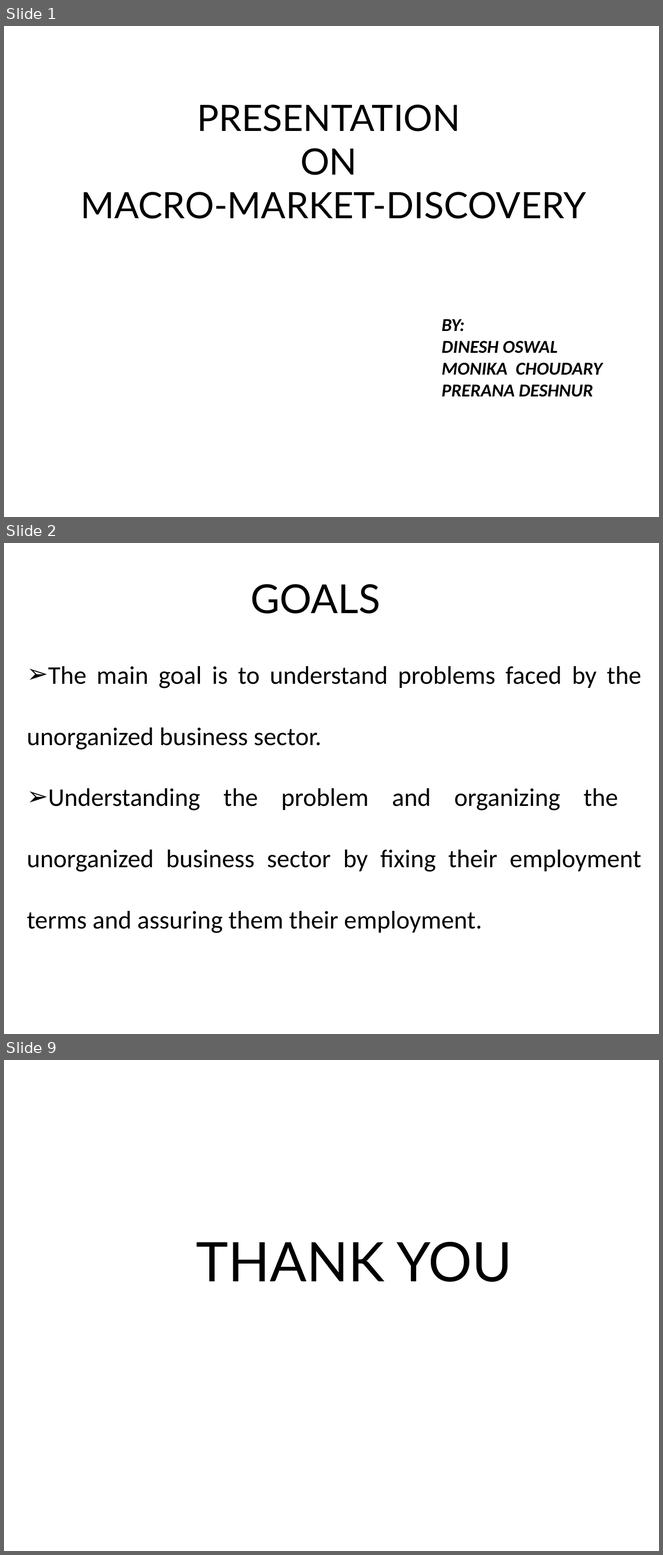
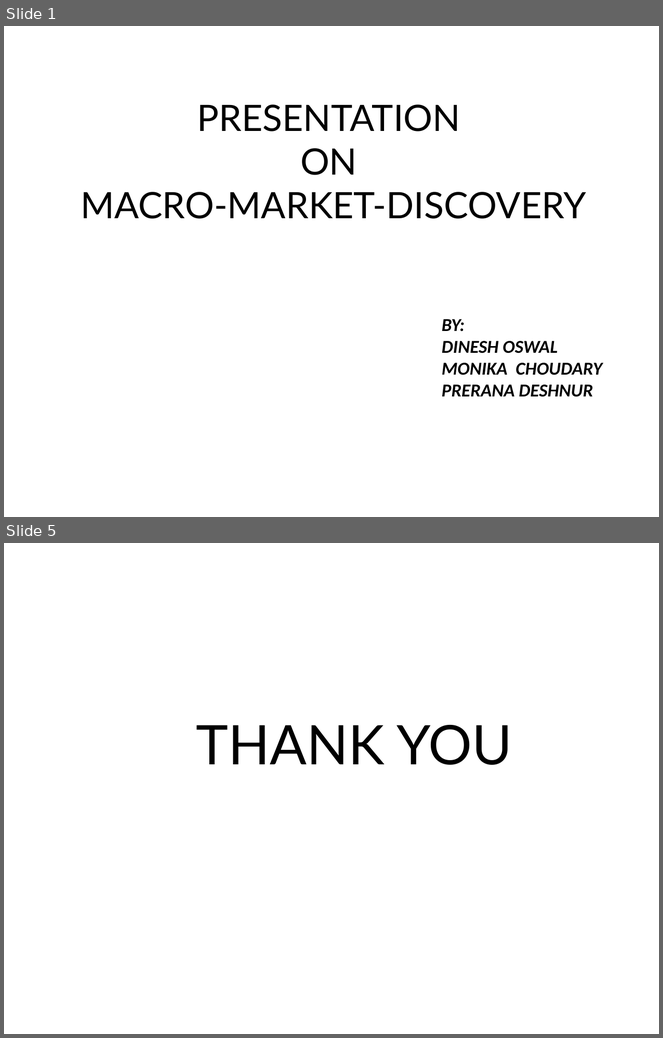
Before and after one commit to dineshoswal333/Playground, a slide deck: finalproject/team1/Macromarketdiscovery/debriefingppt/Team1_Macromarketdiscovery_Dinesh_Presentation.pptx. Shown one above the other, each under a label of ours: slides 1, 2 and 9 before the commit, slides 1 and 5 after it; the slides between them are not shown. The pictures are 663x1555 and 663x1038 pixels, drawn with LibreOffice and Linux fonts; fonts in the diff are those of the drawing. Boxes give left, top, right and bottom in pixels: in the first picture for what was removed or moved away, otherwise in the second. Text is boxed around its words. In the diff, an @@ line names an element or a change of style, - is before the commit and + after.

```diff
--- a/finalproject/team1/Macromarketdiscovery/debriefingppt/Team1_Macromarketdiscovery_Dinesh_Presentation.pptx
+++ b/finalproject/team1/Macromarketdiscovery/debriefingppt/Team1_Macromarketdiscovery_Dinesh_Presentation.pptx
@@ slide 2 removed at [4, 543, 659, 1034], background #FFFFFF @@
@@ text removed at [250, 584, 380, 614] @@
-GOALS
@@ text removed at [27, 666, 642, 934] @@
-➢ The main goal is to understand problems faced by the unorganized business sector.
-➢ Understanding the problem and organizing the unorganized business sector by fixing their employment terms and assuring them their employment.
@@ what was slide 9 is now slide 5 @@
```
Also in this commit, not shown: 3 slides added, 6 other slides removed, 38 other files.
